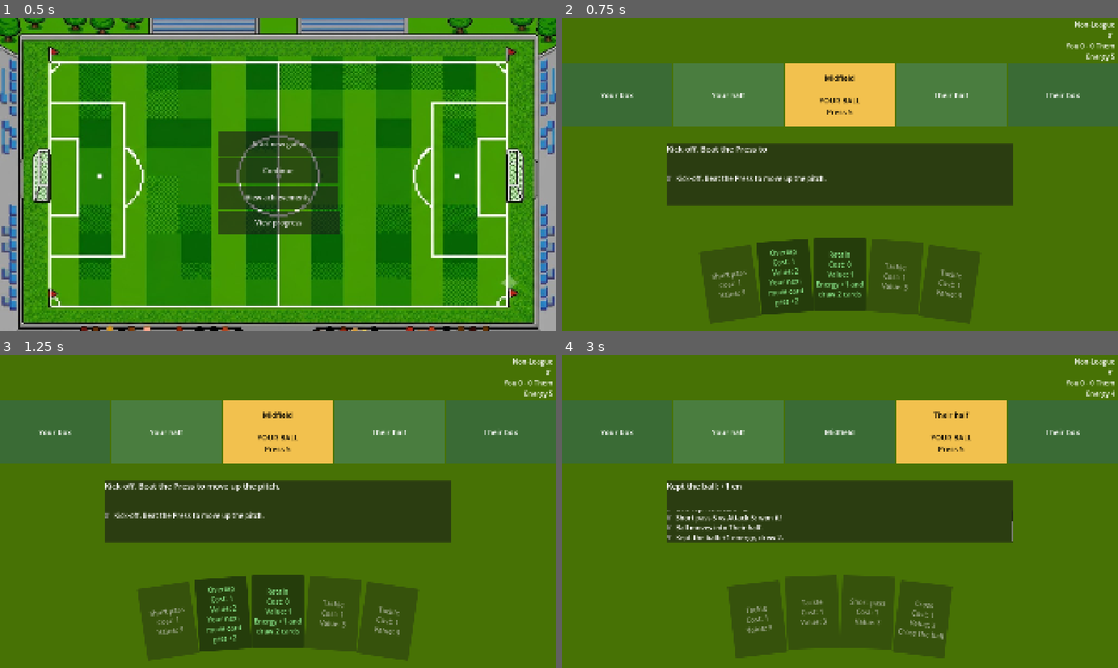
Above: before the commit, frames 1-4 (two rows, left to right).
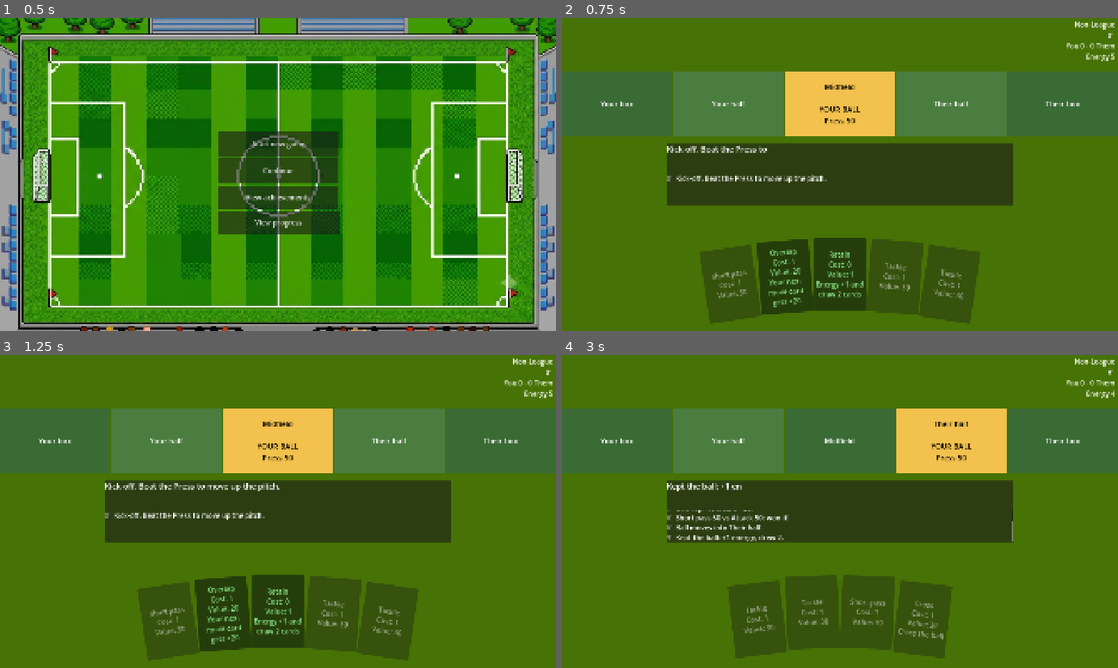
Above: after the commit, the same moments.

Repository: pauleverton/card-collection-test
Game: Godot game, scene res://Scenes/main_menu.tscn
Two runs of this game, one before a commit and one after it. Both use one fixed random seed, a clock stepped at 60 frames per second and the inputs below.
Inputs (mouse positions are in pixels of both pictures, inside the frame that each line leads up to):
- Up to frame 1 (0.5 s): no input
- Up to frame 2 (0.75 s): click "Start new game" at 0.5 s
- Up to frame 3 (1.25 s): no input
- Up to frame 4 (3 s): click (784, 614) at 1.25 s, where only the run before the commit has a clickable "Overlap Cost: 1 Value: 2 Your…"; click "Short pass Cost: 1 Value: 3" (after the commit: "Short pass Cost: 1 Value: 30") at 2 s; click "Retain Cost: 0 Value: 1 Energ…" at 2.75 s

Frame 1 is identical in both runs. In frame 2, 6.8% of the frame differs, in the area x 0-100%, y 14-93%; in frame 3, 6.8%; in frame 4, 7.0%, in the area x 0-100%, y 14-89%.

Commit message:
reactions + x10 updates

Diff:
--- a/Resources/Players/the_wall.tres
+++ b/Resources/Players/the_wall.tres
@@ -5,6 +5,6 @@
 [resource]
 script = ExtResource("1_l6068")
 display_name = "The Wall"
-description = "+1 to all defending cards"
+description = "+10 to all defending cards"
 boosts_type = "defending"
 metadata/_custom_type_script = "uid://b8dxl7yvw3hj"
--- a/Resources/Players/twinkle_toes.tres
+++ b/Resources/Players/twinkle_toes.tres
@@ -5,8 +5,8 @@
 [resource]
 script = ExtResource("1_oak6u")
 display_name = "Twinkle Toes"
-description = "Dribbling +2"
+description = "Dribbling +20"
 rarity = "uncommon"
 boosts_tags = "dribble"
-bonus = 2
+bonus = 20
 metadata/_custom_type_script = "uid://b8dxl7yvw3hj"
--- a/Resources/cards/starting_card_upgrades/block_upgrade_1.tres
+++ b/Resources/cards/starting_card_upgrades/block_upgrade_1.tres
@@ -7,7 +7,7 @@
 display_name = "Block+"
 tag = "block"
 card_type = "defending"
-base_value = 3
+base_value = 30
 usable_when = "defending"
 description = "Block+"
 metadata/_custom_type_script = "uid://c7aob23hi7te0"
--- a/Resources/cards/starting_card_upgrades/dribble_upgrade_1.tres
+++ b/Resources/cards/starting_card_upgrades/dribble_upgrade_1.tres
@@ -8,7 +8,7 @@
 energy_cost = 0
 tag = "dribble"
 card_type = "move"
-base_value = 2
+base_value = 20
 usable_when = "attacking"
 description = "Draw one card"
 metadata/_custom_type_script = "uid://c7aob23hi7te0"
--- a/Resources/cards/starting_cards/block.tres
+++ b/Resources/cards/starting_cards/block.tres
@@ -8,7 +8,7 @@
 display_name = "Block"
 tag = "block"
 card_type = "defending"
-base_value = 2
+base_value = 20
 usable_when = "defending"
 description = "Block"
 upgrades_to = ExtResource("2_r8pkg")
--- a/Resources/cards/starting_cards/cross.tres
+++ b/Resources/cards/starting_cards/cross.tres
@@ -6,7 +6,7 @@
 script = ExtResource("1_3y67c")
 display_name = "Cross"
 tag = "cross"
-base_value = 3
+base_value = 30
 usable_when = "attacking"
 description = "Cross the ball"
 metadata/_custom_type_script = "uid://c7aob23hi7te0"
--- a/Resources/cards/starting_cards/dribble.tres
+++ b/Resources/cards/starting_cards/dribble.tres
@@ -8,7 +8,7 @@
 display_name = "Dribble"
 tag = "dribble"
 card_type = "move"
-base_value = 2
+base_value = 20
 usable_when = "attacking"
 description = "Draw one card"
 upgrades_to = ExtResource("2_donqp")
--- a/Resources/cards/starting_cards/long_shot.tres
+++ b/Resources/cards/starting_cards/long_shot.tres
@@ -8,6 +8,6 @@
 energy_cost = 2
 tag = "shot"
 card_rarity = "rare"
-base_value = 5
+base_value = 50
 description = "Shoot from range"
 metadata/_custom_type_script = "uid://c7aob23hi7te0"
--- a/Resources/cards/starting_cards/overlap.tres
+++ b/Resources/cards/starting_cards/overlap.tres
@@ -7,7 +7,7 @@
 display_name = "Overlap"
 tag = "overlap"
 card_type = "utility"
-base_value = 2
+base_value = 20
 usable_when = "attacking"
-description = "Your next move card gets +2"
+description = "Your next move card gets +20"
 metadata/_custom_type_script = "uid://c7aob23hi7te0"
--- a/Resources/cards/starting_cards/retain_possession.tres
+++ b/Resources/cards/starting_cards/retain_possession.tres
@@ -8,6 +8,7 @@
 energy_cost = 0
 tag = "retain"
 card_type = "utility"
+base_value = 1
 draw_count = 2
 energy_boost = 1
 usable_when = "attacking"
--- a/Resources/cards/starting_cards/shoot.tres
+++ b/Resources/cards/starting_cards/shoot.tres
@@ -6,7 +6,7 @@
 script = ExtResource("1_alg6r")
 display_name = "Shoot"
 tag = "shot"
-base_value = 3
+base_value = 30
 usable_when = "attacking"
 description = "Shoot!"
 metadata/_custom_type_script = "uid://c7aob23hi7te0"
--- a/Resources/cards/starting_cards/short_pass.tres
+++ b/Resources/cards/starting_cards/short_pass.tres
@@ -6,6 +6,6 @@
 script = ExtResource("1_4o3ad")
 display_name = "Short pass"
 card_type = "move"
-base_value = 3
+base_value = 30
 usable_when = "attacking"
 metadata/_custom_type_script = "uid://c7aob23hi7te0"
--- a/Resources/cards/starting_cards/tackle.tres
+++ b/Resources/cards/starting_cards/tackle.tres
@@ -7,6 +7,6 @@
 display_name = "Tackle"
 tag = "tackle"
 card_type = "defending"
-base_value = 3
+base_value = 30
 usable_when = "defending"
 metadata/_custom_type_script = "uid://c7aob23hi7te0"
--- a/Resources/cards/starting_cards/through_ball.tres
+++ b/Resources/cards/starting_cards/through_ball.tres
@@ -7,6 +7,6 @@
 display_name = "Through ball"
 energy_cost = 2
 tag = "long_ball"
-base_value = 5
+base_value = 50
 usable_when = "attacking"
 metadata/_custom_type_script = "uid://c7aob23hi7te0"
--- a/Resources/cards/starting_cards/track_back.tres
+++ b/Resources/cards/starting_cards/track_back.tres
@@ -7,6 +7,6 @@
 display_name = "Track Back"
 tag = "track_back"
 card_type = "defending"
-base_value = 2
+base_value = 20
 usable_when = "defending"
 metadata/_custom_type_script = "uid://c7aob23hi7te0"
--- a/Scenes/match_screen.tscn
+++ b/Scenes/match_screen.tscn
@@ -44,24 +44,22 @@
 layout_mode = 1
 anchors_preset = 10
 anchor_right = 1.0
-offset_top = 156.0
-offset_bottom = 156.0
+offset_top = 186.0
+offset_bottom = 186.0
 grow_horizontal = 2
 script = ExtResource("3_8am4k")
 
 [node name="CommentaryBox" type="PanelContainer" parent="." unique_id=1695255033]
 layout_mode = 1
-anchors_preset = 8
+anchors_preset = -1
 anchor_left = 0.5
-anchor_top = 0.5
+anchor_top = 0.512
 anchor_right = 0.5
-anchor_bottom = 0.5
+anchor_bottom = 0.512
 offset_left = -599.0
-offset_top = -107.0
+offset_top = -119.96002
 offset_right = 599.0
-offset_bottom = 107.0
-grow_horizontal = 2
-grow_vertical = 2
+offset_bottom = 94.03998
 
 [node name="VBox" type="VBoxContainer" parent="CommentaryBox" unique_id=1241725564]
 layout_mode = 2
@@ -140,6 +138,6 @@
 [node name="SquadBar" type="HBoxContainer" parent="." unique_id=1721132799]
 layout_mode = 0
 offset_left = 474.0
-offset_top = 4.0
+offset_top = 48.0
 offset_right = 1443.0
-offset_bottom = 108.0
+offset_bottom = 152.0
--- a/Scripts/action_card.gd
+++ b/Scripts/action_card.gd
@@ -9,7 +9,7 @@
 @export var tag: String = "pass"
 @export var card_type: String = "attacking"
 @export_enum("common","uncommon","rare","special") var card_rarity:String="common"
-@export var base_value: int = 1
+@export var base_value: int = 10
 @export var draw_count: int = 0
 @export var energy_boost: int = 0
 ## When this card can be played at all.
--- a/Scripts/match_rules.gd
+++ b/Scripts/match_rules.gd
@@ -7,39 +7,42 @@
 const POSSESSION_DRAW := 2   ## cards drawn every time the ball changes hands
 
 ## --- You attacking: their Press ---
-const PRESS_MODIFIER := [0, 0, 1, 2, 0]
-const PRESS_DECK := [2, 2, 3, 3, 3, 4, 4, 4, 5]
-const LONG_BALL_MARGIN := 3
+const PRESS_MODIFIER := [0, 0, 10, 20, 0]
+const PRESS_DECK := [20, 20, 30, 30, 30, 40, 40, 40, 50]
+const LONG_BALL_MARGIN := 30
+## A failed Dribble or Track Back lowers the target by this instead of losing the ball.
+const NEAR_MISS_DROP := 10
 
 ## --- You attacking: their box ---
 const BOX_DEFENCE_DECK := ["block", "block", "block", "tackle", "tackle",
 		"clearance", "clearance", "slip", "slip"]
 const DEFENDER_TEXT := {
-	"tackle": "Tackle (-3 on the ground, can't stop a cross)",
-	"block": "Block (-2, but a dribble goes round him)",
-	"clearance": "Header (wins a cross if chance 4 or less, no use on the ground)",
+	"tackle": "Tackle (-30 on the ground, can't stop a cross)",
+	"block": "Block (-20, but a dribble goes round him)",
+	"clearance": "Header (wins a cross if chance 40 or less, no use on the ground)",
 	"slip": "Slip (no effect)"}
 ## How much each defender takes off your chance, depending on which card you played.
 const DEFENDER_EFFECT := {
-	"tackle":    {"pass": 3, "dribble": 3, "cross": 0},
-	"block":     {"pass": 2, "dribble": 0, "cross": 2},
-	"clearance": {"pass": 0, "dribble": 0, "cross": 2},
+	"tackle":    {"pass": 30, "dribble": 30, "cross": 0},
+	"block":     {"pass": 20, "dribble": 0, "cross": 20},
+	"clearance": {"pass": 0, "dribble": 0, "cross": 20},
 	"slip":      {"pass": 0, "dribble": 0, "cross": 0}}
 const CLEARED := 99   ## a special result meaning "the defender wins the ball"
 const BOX_HAND_SIZE := 3
-const CLEARANCE_LIMIT := 4
-const BOX_WORK_VALUE := 1   ## what Pass and Dribble add inside the box
-const KEEPER_DECK := [2, 3, 3, 4, 4, 5, 5, 6, 7]
+const CLEARANCE_LIMIT := 40
+const BOX_WORK_VALUE := 10   ## what Pass and Dribble add inside the box
+const KEEPER_DECK := [20, 30, 30, 40, 40, 50, 50, 60, 70]
 const SHOT_COST := 1
 const BOX_ENERGY := 3
-const BASIC_SHOT_ROLL_MAX := 4   ## a basic shot adds a random 0 to this
+const BASIC_SHOT_ROLL_MAX := 40   ## a basic shot adds a random 0 to this...
+const BASIC_SHOT_ROLL_STEP := 10  ## ...in steps of this (0, 10, 20, 30, 40)
 
 ## --- Them attacking ---
-const ATTACK_MODIFIER := [0, 2, 1, 0, 0]   ## the mirror of PRESS_MODIFIER
-const ATTACK_DECK := [2, 2, 3, 3, 3, 4, 4, 4, 5]
-const THEIR_CHANCE_DECK := [3, 4, 4, 5, 5, 6, 6, 7]
-const OUR_KEEPER_DECK := [2, 3, 3, 4, 4, 5, 5, 6, 7]
-const MIN_THEIR_CHANCE := 3   ## you can never block a chance down to nothing
+const ATTACK_MODIFIER := [0, 20, 10, 0, 0]   ## the mirror of PRESS_MODIFIER
+const ATTACK_DECK := [20, 20, 30, 30, 30, 40, 40, 40, 50]
+const THEIR_CHANCE_DECK := [30, 40, 40, 50, 50, 60, 60, 70]
+const OUR_KEEPER_DECK := [20, 30, 30, 40, 40, 50, 50, 60, 70]
+const MIN_THEIR_CHANCE := 30   ## you can never block a chance down to nothing
 
 ## --- Match clock and rewards ---
 const MATCH_LENGTH := 90
@@ -105,9 +108,9 @@
 ## Average chance of scoring with the Shoot button, across every possible roll.
 func basic_shot_odds() -> int:
 	var total := 0
-	for roll in range(0, BASIC_SHOT_ROLL_MAX + 1):
+	for roll in range(0, BASIC_SHOT_ROLL_MAX + 1, BASIC_SHOT_ROLL_STEP):
 		total += goal_odds(quality + roll)
-	return roundi(float(total) / (BASIC_SHOT_ROLL_MAX + 1))
+	return roundi(float(total) / (BASIC_SHOT_ROLL_MAX / BASIC_SHOT_ROLL_STEP + 1))
 
 ## Percentage chance THEIR current chance beats your keeper.
 func their_goal_odds() -> int:
@@ -183,7 +186,7 @@
 	elif card.tag == "retain":
 		energy += card.energy_boost
 		DeckState.draw(card.draw_count)
-		events.append({"type": "retain", "energy": card.base_value, "drew": card.draw_count})
+		events.append({"type": "retain", "energy": card.energy_boost, "drew": card.draw_count})
 	elif card.tag == "lump_clear":
 		_lump_clear(card, events)
 	elif in_their_box():
@@ -210,7 +213,7 @@
 		events.append({"type": "no_energy"})
 		return events
 	energy -= SHOT_COST
-	var roll := randi_range(0, BASIC_SHOT_ROLL_MAX)
+	var roll := randi_range(0, BASIC_SHOT_ROLL_MAX / BASIC_SHOT_ROLL_STEP) * BASIC_SHOT_ROLL_STEP
 	quality += roll
 	events.append({"type": "basic_shot", "roll": roll, "quality": quality})
 	_shoot(events)
@@ -260,7 +263,7 @@
 			steps = 2
 		_advance(steps, power - target, events)
 	elif card.tag == "dribble":
-		target -= 1
+		target -= NEAR_MISS_DROP
 		events.append({"type": "kept_ball", "target": target})
 	else:
 		_turnover(events)
@@ -322,7 +325,7 @@
 		zone = 2
 		_start_their_possession()
 	elif quality == save:
-		quality = 2
+		quality = 20
 		energy += 1
 		events.append({"type": "corner"})
 	else:
@@ -356,7 +359,7 @@
 			if success:
 				_win_ball(events)
 			elif card.tag == "track_back":
-				target -= 1
+				target -= NEAR_MISS_DROP
 				events.append({"type": "delayed", "target": target})
 			else:
 				_they_advance(events)
--- a/Scripts/match_screen.gd
+++ b/Scripts/match_screen.gd
@@ -46,6 +46,13 @@
 	if events[0]["type"] in ["not_now", "no_energy", "wrong_side"]:
 		_say(describe(events), false)
 		return
+	## Squad players who boost this card react one after another.
+	var delay := 0.0
+	for ui in squad_bar.get_children():
+		var bonus: int = ui.player.bonus_for(card)
+		if bonus > 0:
+			ui.react(bonus, delay)
+			delay += 0.25
 	_after_action(events)
 
 func _on_shoot() -> void:
@@ -171,7 +178,7 @@
 			"goal":
 				lines.append("[color=gold][b]GOAL![/b] You've scored %d.[/color]" % e["goals"])
 			"corner":
-				lines.append("Tipped round the post. Corner! Chance reset to 2, +1 energy.")
+				lines.append("Tipped round the post. Corner! Chance reset to 20, +1 energy.")
 			"saved":
 				lines.append("Saved.")
 			"turnover":
--- a/Scripts/pitch_view.gd
+++ b/Scripts/pitch_view.gd
@@ -45,7 +45,7 @@
 			_labels[z].text += "\nChance %d\nNext: %s\nShoot now: %d%%\nWith Shot card: %d%%" % [
 					m.quality, next_up,
 					m.basic_shot_odds(),
-					m.goal_odds(m.quality + 3 + m.next_bonus)]
+					m.goal_odds(m.quality + 30 + m.next_bonus)]
 		else:
 			_labels[z].text += "\n\nYOUR BALL\nPress %d" % m.target
 	else:
--- a/Scripts/player_card.gd
+++ b/Scripts/player_card.gd
@@ -7,7 +7,7 @@
 @export_enum("common","uncommon","rare","special") var rarity:String="common"
 @export var boosts_type: String = "any"
 @export var boosts_tags: String = "any"
-@export var bonus: int = 1
+@export var bonus: int = 10
 
 ## How much this player adds to a given card.
 func bonus_for(card: ActionCard) -> int:
--- a/Scripts/player_card_view.gd
+++ b/Scripts/player_card_view.gd
@@ -13,3 +13,29 @@
 	player = data
 	text = "%s\n%s" % [data.display_name, data.description]
 	modulate = Color(1.3, 1.15, 0.8)   # a gold tint, so players never look like action cards
+
+
+## Pop + wiggle, then float the bonus number. `delay` lets several players go in turn.
+func react(amount: int, delay: float) -> void:
+	pivot_offset = size / 2                     ## grow/rotate from the centre, not the top-left
+	var t := create_tween()
+	t.tween_interval(delay)                     ## wait for our turn
+	t.tween_callback(_float_number.bind(amount))
+	t.tween_property(self, "scale", Vector2(1.2, 1.2), 0.1) \
+			.set_trans(Tween.TRANS_BACK).set_ease(Tween.EASE_OUT)
+	t.tween_property(self, "rotation_degrees", 6.0, 0.06)
+	t.tween_property(self, "rotation_degrees", -6.0, 0.08)
+	t.tween_property(self, "rotation_degrees", 0.0, 0.06)
+	t.parallel().tween_property(self, "scale", Vector2.ONE, 0.15)
+
+func _float_number(amount: int) -> void:
+	var label := Label.new()
+	label.text = "+%d" % amount
+	label.add_theme_font_size_override("font_size", 40)
+	label.add_theme_color_override("font_color", Color(0.4, 1.0, 0.4))
+	label.position = Vector2(size.x / 2 - 20, -20)
+	add_child(label)
+	var t := create_tween()
+	t.tween_property(label, "position:y", label.position.y - 60, 0.6)
+	t.parallel().tween_property(label, "modulate:a", 0.0, 0.6).set_delay(0.2)
+	t.tween_callback(label.queue_free)          ## tidy up when it's gone
--- a/Scripts/run_state.gd
+++ b/Scripts/run_state.gd
@@ -41,7 +41,7 @@
 var deck: Array = []
 var matches_played := 0
 var squad: Array = []
-const MAX_SQUAD := 1
+const MAX_SQUAD := 5
 
 func _ready() -> void:
 	new_run()
